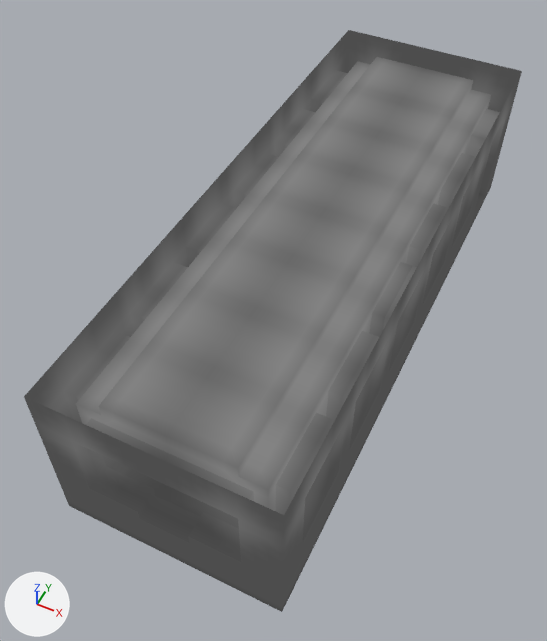
Two versions of the glTF model models/train.glb, one commit apart.
One viewpoint serves both versions: a camera (50 mm lens) standing at (17.4, -46.1, 52.4) and looking at (-2.1, -7.1, 3.7). Arrows for +X, +Y and +Z are at lower left; the lights stay in place. Where no turn or scale is listed for an object, it has been applied to the vertices. Vertices at the same position are counted once.
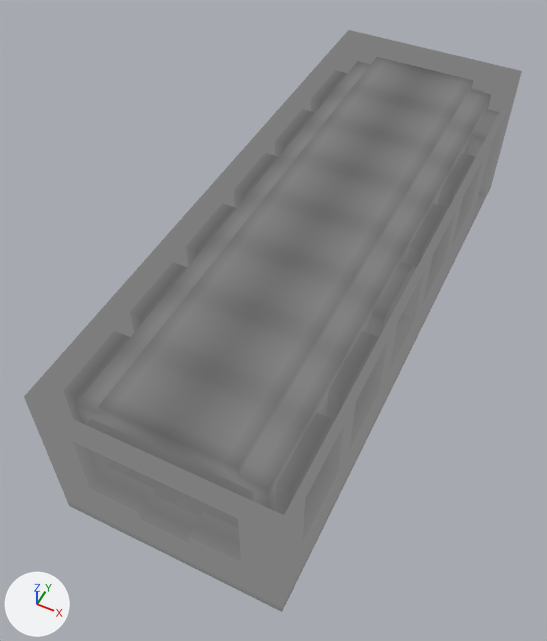
Commit message: Add new train from GreenPixels's retexturing + add new forest

Pixel boxes (x1, y1, x2, y2) of what changed, in the pictures (547 x 641 px; the box of a moved part takes in the faces that stretch with it):
part 1 of me_mesh_0, recoloured: (349, 219, 443, 473) in both
part 2 of me_mesh_2, moved or reshaped: (323, 62, 348, 87) in both
part 3 of me_mesh_2, moved or reshaped: (342, 57, 357, 73) in both
part 4 of me_mesh_2, recoloured: (315, 30, 432, 96) in both
part 5 of me_mesh_4, moved or reshaped: before (484, 150, 495, 176); after (484, 147, 497, 176)
part 6 of me_mesh_4, recoloured: (429, 50, 522, 229) in both
part 7 of me_mesh_6, recoloured: (238, 67, 318, 185) in both
part 8 of me_mesh_8, moved or reshaped (not visible afterwards): before (436, 217, 454, 254)
part 9 of me_mesh_8, moved or reshaped (not visible before): after (436, 212, 456, 250)
part 10 of me_mesh_8, moved or reshaped (not visible afterwards): before (463, 167, 481, 199)
part 11 of me_mesh_8, moved or reshaped (not visible before): after (463, 167, 481, 199)
part 12 of me_mesh_8, recoloured: (418, 124, 497, 334) in both
part 13 of me_mesh_10, recoloured: (134, 155, 240, 303) in both
part 14 of me_mesh_12, recoloured: (24, 275, 197, 556) in both
part 15 of me_mesh_14, moved or reshaped: before (326, 431, 343, 464); after (316, 410, 322, 414)
part 16 of me_mesh_14, moved or reshaped: before (316, 410, 322, 414); after (326, 425, 344, 459)
part 17 of me_mesh_14, moved or reshaped: (165, 389, 218, 473) in both
part 18 of me_mesh_14, moved or reshaped: (239, 534, 268, 562) in both
part 19 of me_mesh_14, recoloured: (146, 363, 366, 612) in both

The change, as a diff of the scene's bpy script:
```diff
--- a/models/train.glb.py
+++ b/models/train.glb.py
@@ me_mesh_0 @@
 me_mesh_0.from_pydata(...)  # 840 vertices, 1552 faces; spans x 0.0..9.0, y -16.0..0.0, z 0.0..14.0
+# me_mesh_0 part 1: 993 kept faces spanning x 0.0..9.0, y -16.0..0.0, z 0.0..14.0 get new vertex colours
 me_mesh_0.materials.append(mat_opaque)
@@ me_mesh_2 @@
 me_mesh_2.from_pydata(...)  # 456 vertices, 818 faces; spans x 7.0..16.0, y -16.0..-8.0, z 0.0..14.0
-me_mesh_2.vertices[90].co = (8.0, -8.0, 10.0)
-me_mesh_2.vertices[91].co = (7.0, -8.0, 10.0)  # pixel (345, 65)
+# me_mesh_2 part 2: all 12 vertices in x 7.0..8.0, y -13.0..-11.0, z 8.0..11.0 are mirrored in x about their middle
+# me_mesh_2 part 3
+me_mesh_2.vertices[90].co = (7.0, -8.0, 10.0)  # pixel (345, 65)
+me_mesh_2.vertices[91].co = (8.0, -8.0, 10.0)
+# me_mesh_2 part 4: 557 kept faces spanning x 7.0..16.0, y -16.0..-8.0, z 0.0..14.0 get new vertex colours
 me_mesh_2.materials.append(mat_opaque)
@@ me_mesh_4 @@
 me_mesh_4.from_pydata(...)  # 421 vertices, 756 faces; spans x 0.0..9.0, y -16.0..-8.0, z 0.0..14.0
+# me_mesh_4 part 5
+for i in [253, 258, 263, 296, 299, 302]: me_mesh_4.vertices[i].co += Vector((-1.0, 0.0, 0.0))
+for i in [252, 257, 262, 295, 298, 301]: me_mesh_4.vertices[i].co += Vector((1.0, 0.0, 0.0))
+# me_mesh_4 part 6: 553 kept faces spanning x 0.0..9.0, y -16.0..-8.0, z 0.0..14.0 get new vertex colours
 me_mesh_4.materials.append(mat_opaque)
@@ me_mesh_6 @@
 me_mesh_6.from_pydata(...)  # 654 vertices, 1184 faces; spans x 7.0..16.0, y -16.0..0.0, z 0.0..14.0
+# me_mesh_6 part 7: 702 kept faces spanning x 7.0..16.0, y -16.0..0.0, z 0.0..14.0 get new vertex colours
 me_mesh_6.materials.append(mat_opaque)
@@ me_mesh_8 @@
 me_mesh_8.from_pydata(...)  # 827 vertices, 1546 faces; spans x 0.0..9.0, y -16.0..0.0, z 0.0..14.0
+# me_mesh_8 part 8: all 4 vertices in x 8.0, y -11.0, z 7.0..10.0 are moved by (-1.0, 0.0, 0.0)
+# me_mesh_8 part 9: all 4 vertices in x 7.0, y -11.0, z 7.0..10.0 are moved by (1.0, 0.0, 0.0)
+# me_mesh_8 part 10: all 3 vertices in x 8.0, y -3.0, z 7.0..9.0 are moved by (-1.0, 0.0, 0.0)
+# me_mesh_8 part 11: all 3 vertices in x 7.0, y -3.0, z 7.0..9.0 are moved by (1.0, 0.0, 0.0)
+# me_mesh_8 part 12: 1014 kept faces spanning x 0.0..9.0, y -16.0..0.0, z 0.0..14.0 get new vertex colours
 me_mesh_8.materials.append(mat_opaque)
@@ me_mesh_10 @@
 me_mesh_10.from_pydata(...)  # 654 vertices, 1184 faces; spans x 7.0..16.0, y -16.0..0.0, z 0.0..14.0
+# me_mesh_10 part 13: 728 kept faces spanning x 7.0..16.0, y -16.0..0.0, z 0.0..14.0 get new vertex colours
 me_mesh_10.materials.append(mat_opaque)
@@ me_mesh_12 @@
 me_mesh_12.from_pydata(...)  # 630 vertices, 1154 faces; spans x 7.0..16.0, y -12.0..0.0, z 0.0..14.0
+# me_mesh_12 part 14: 749 kept faces spanning x 7.0..16.0, y -12.0..0.0, z 0.0..14.0 get new vertex colours
 me_mesh_12.materials.append(mat_opaque)
@@ me_mesh_14 @@
 me_mesh_14.from_pydata(...)  # 777 vertices, 1442 faces; spans x 0.0..9.0, y -12.0..0.0, z 0.0..14.0
+# me_mesh_14 part 15: all 4 vertices in x 8.0, y -3.0, z 7.0..10.0 are moved by (-1.0, 0.0, 0.0)
+# me_mesh_14 part 16: all 4 vertices in x 7.0, y -3.0, z 7.0..10.0 are moved by (1.0, 0.0, 0.0)
+# me_mesh_14 part 17: 10 of 777 vertices moved; they spanned x 0.0..1.0, y -11.0..-7.0, z 11.0..13.0 and now span x 0.0..1.0, y -11.0..-7.0, z 11.0..13.0; mean shift (0.0, 0.0, 0.0); largest move (0.0, -11.0, 11.0) -> (0.0, -10.0, 11.0)
+# me_mesh_14 part 18: 4 of 777 vertices moved; they spanned x 6.0..7.0, y -12.0, z 7.0..8.0 and now span x 6.0..7.0, y -12.0, z 7.0..8.0; mean shift (0.0, 0.0, 0.0); largest move (6.0, -12.0, 7.0) -> (7.0, -12.0, 7.0)
+# me_mesh_14 part 19: 997 kept faces spanning x 0.0..9.0, y -12.0..0.0, z 0.0..14.0 get new vertex colours
 me_mesh_14.materials.append(mat_opaque)
```
